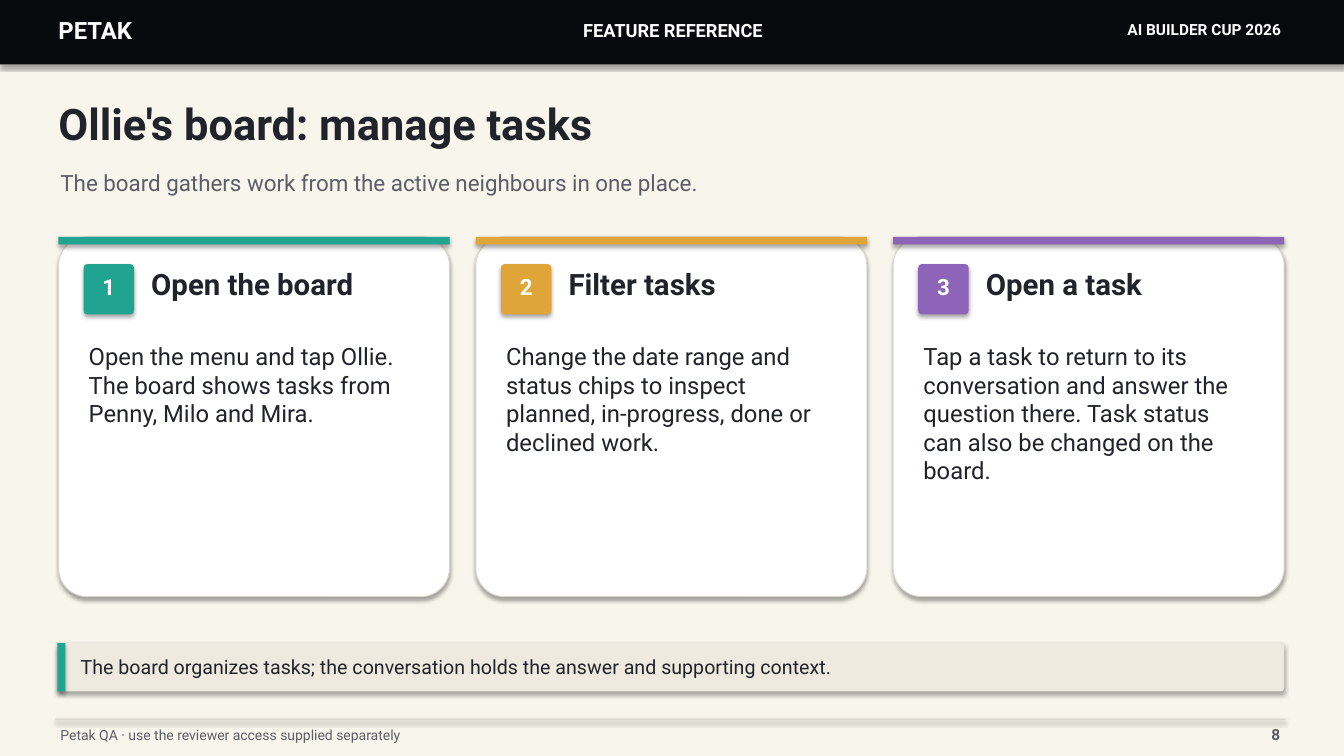
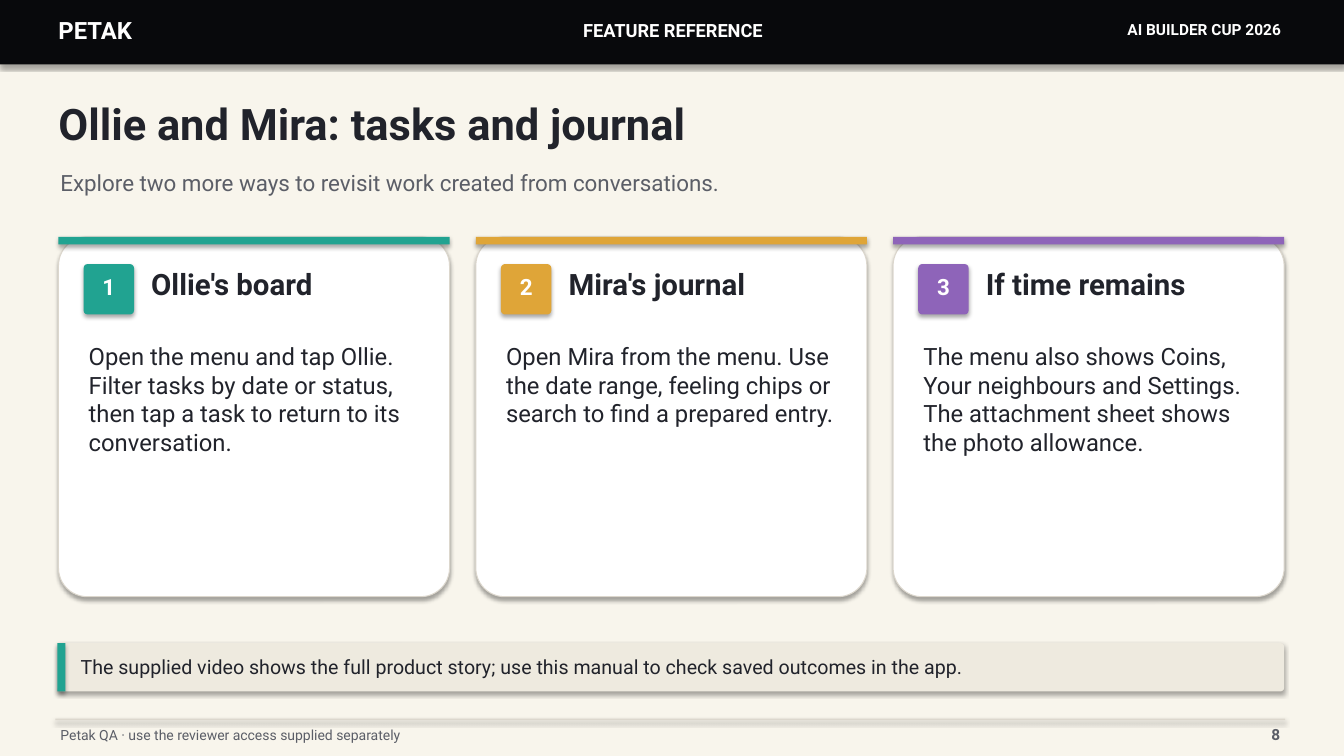
Before and after one commit to FhikarZul/petak-builder-cup-2026, a slide deck: slide 8 of docs/judge-walkthrough.pptx. Drawn at 1344x756 pixels with LibreOffice and Linux fonts; fonts in the diff are those of the drawing. Boxes give left, top, right and bottom in pixels: in the first picture for what was removed or moved away, otherwise in the second. Text is boxed around its words. In the diff, an @@ line names an element or a change of style, - is before the commit and + after.

Commit message:
Audit and focus judge manual slides

```diff
--- a/docs/judge-walkthrough.pptx
+++ b/docs/judge-walkthrough.pptx
@@ text at box(58, 107, 685, 150): text changed @@
-Ollie's board: manage tasks
+Ollie and Mira: tasks and journal
@@ text at box(60, 174, 719, 196): text changed @@
-The board gathers work from the active neighbours in one place.
+Explore two more ways to revisit work created from conversations.
@@ text at box(151, 273, 312, 296): text changed @@
-Open the board
+Ollie's board
@@ text at box(569, 273, 745, 302): text changed @@
-Filter tasks
+Mira's journal
@@ text at box(986, 272, 1186, 296): text changed @@
-Open a task
+If time remains
@@ text at box(89, 347, 400, 452): text changed @@
-Open the menu and tap Ollie. The board shows tasks from Penny, Milo and Mira.
+Open the menu and tap Ollie. Filter tasks by date or status, then tap a task to return to its conversation.
@@ text at box(506, 347, 833, 427): text changed @@
-Change the date range and status chips to inspect planned, in-progress, done or declined work.
+Open Mira from the menu. Use the date range, feeling chips or search to find a prepared entry.
@@ text at box(923, 347, 1241, 456): text changed @@
-Tap a task to return to its conversation and answer the question there. Task status can also be changed on the board.
+The menu also shows Coins, Your neighbours and Settings. The attachment sheet shows the photo allowance.
@@ text at box(81, 659, 962, 678): text changed @@
-The board organizes tasks; the conversation holds the answer and supporting context.
+The supplied video shows the full product story; use this manual to check saved outcomes in the app.
```
Also in this commit, not shown: 7 other slides changed, 4 slides removed.
